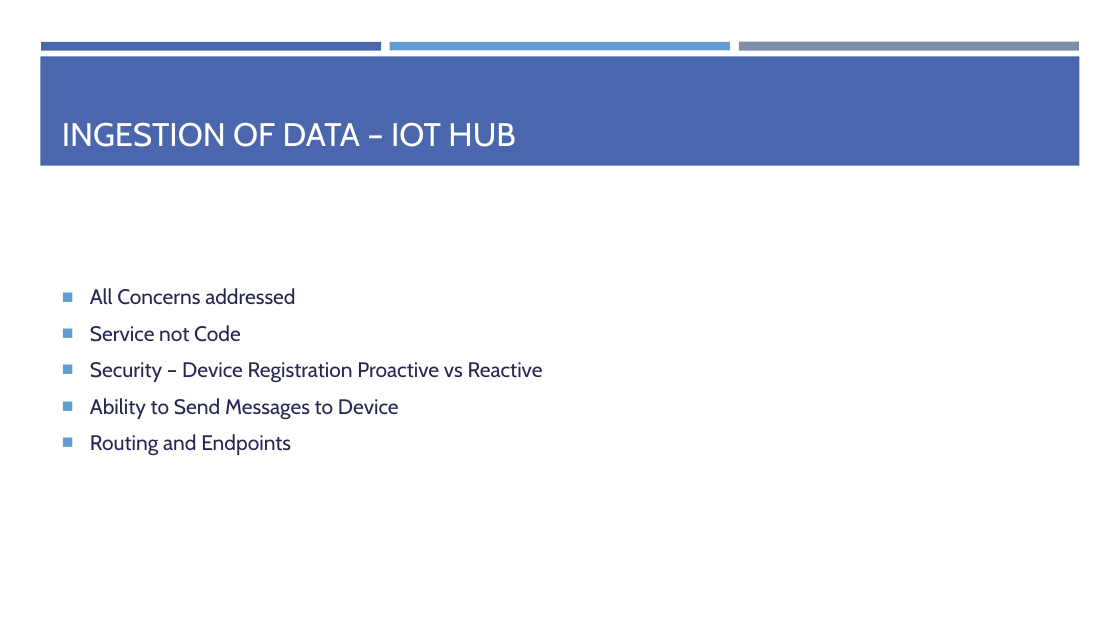
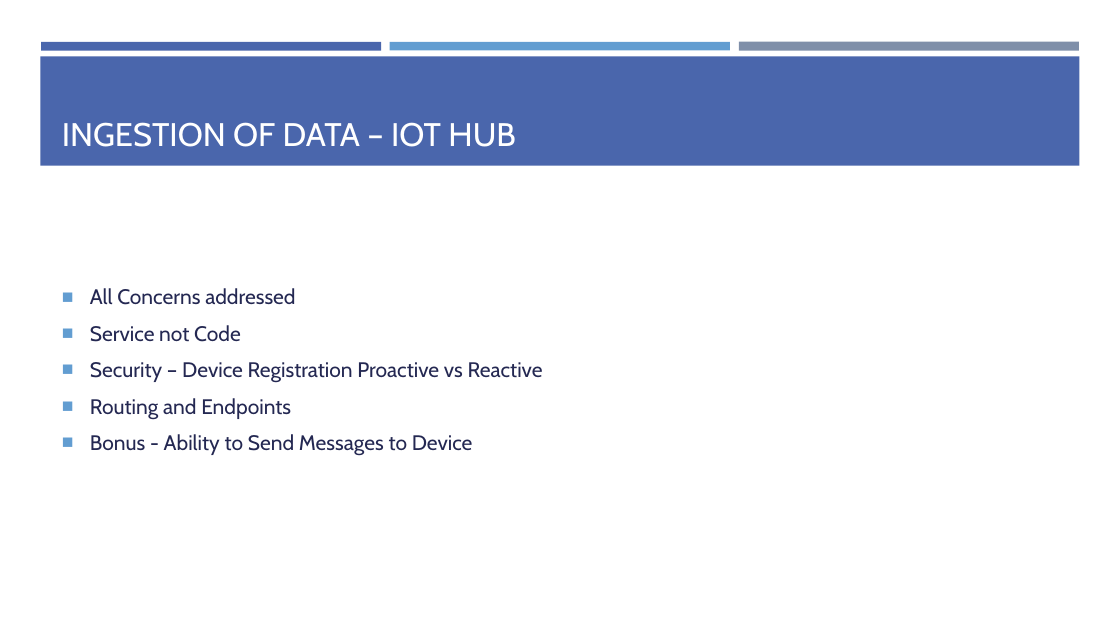
Before and after one commit to zaudtke/IoTPresentation, a slide deck: slide 12 of IoTPresentation.pptx (slide 10 before the commit). Drawn at 1120x630 pixels with LibreOffice and Linux fonts; fonts in the diff are those of the drawing. Boxes give left, top, right and bottom in pixels: in the first picture for what was removed or moved away, otherwise in the second. Text is boxed around its words. In the diff, an @@ line names an element or a change of style, - is before the commit and + after.

```diff
--- a/IoTPresentation.pptx
+++ b/IoTPresentation.pptx
@@ text at box(90, 398, 399, 420): paragraph removed @@
-■ Ability to Send Messages to Device
@@ text at box(90, 434, 473, 456): paragraph added @@
+■ Bonus - Ability to Send Messages to Device
```
Also in this commit, not shown: 3 other slides changed, 3 slides added, 2 slides removed, 1 other file.
